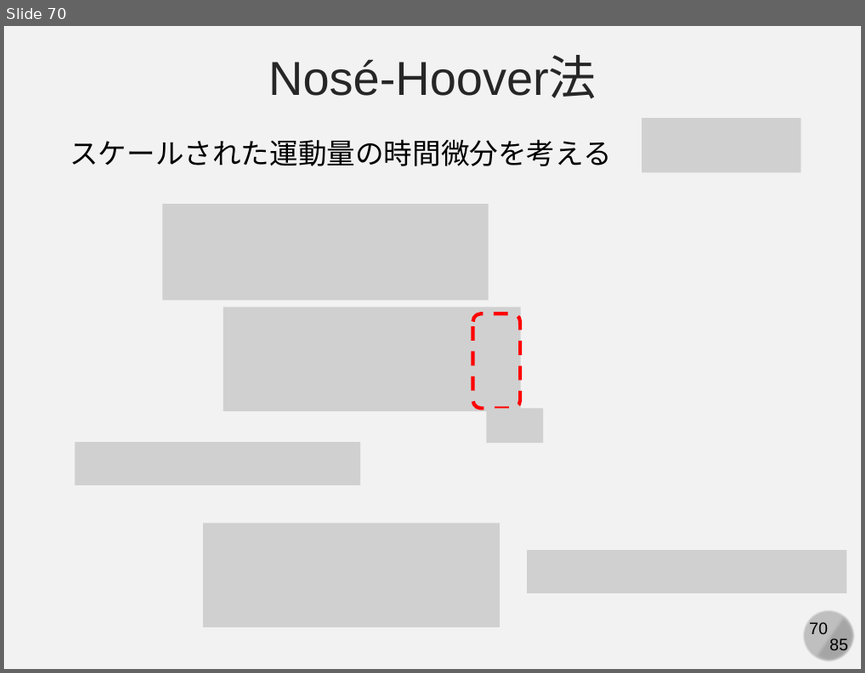
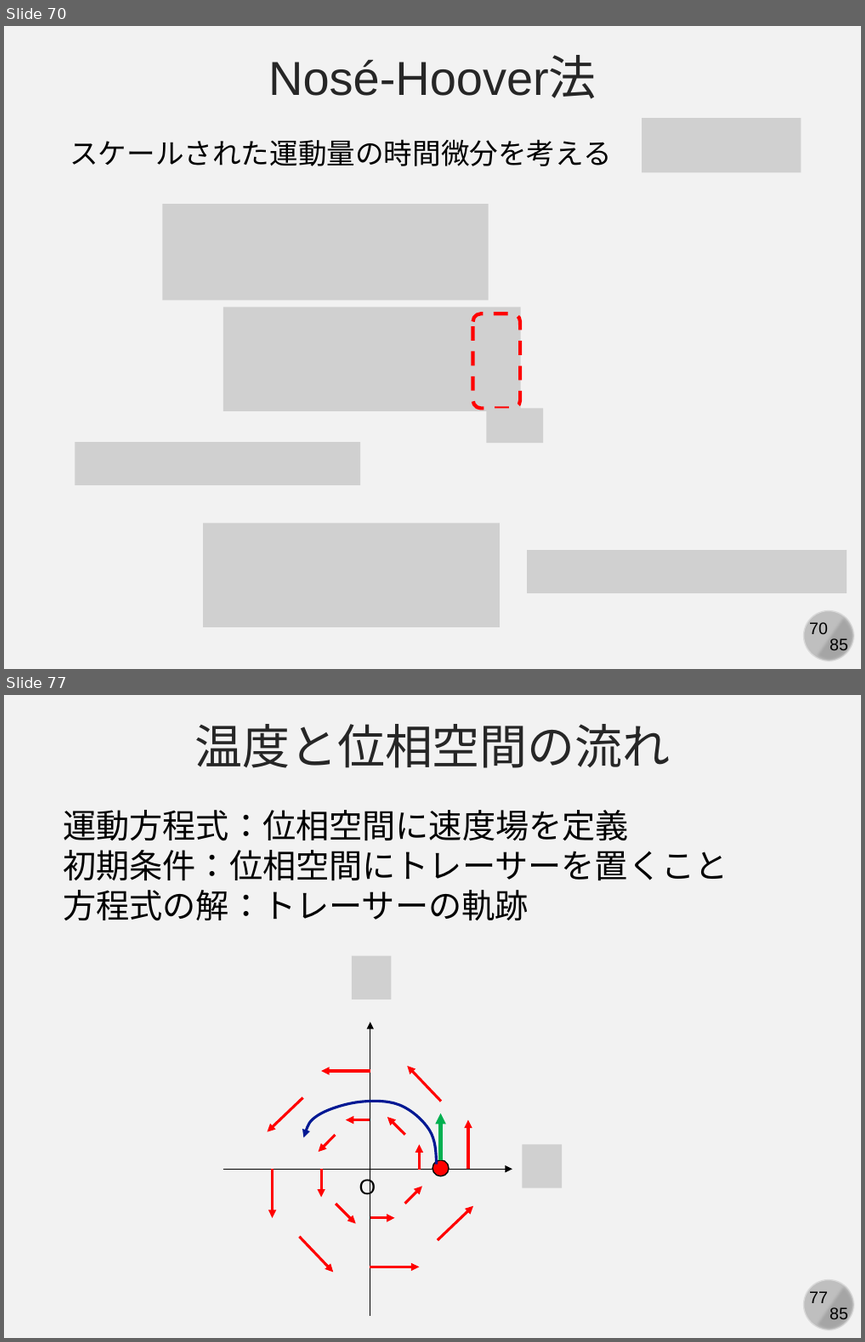
Before and after one commit to kaityo256/simulation_engineering, a slide deck: 06_md_observable/simulation06.pptx. Shown one above the other, each under a label of ours: slide 70 before the commit, slides 70 and 77 after it; the slides between them are not shown. The pictures are 865x673 and 865x1342 pixels, drawn with LibreOffice and Linux fonts; fonts in the diff are those of the drawing; grey boxes stand for pictures. Boxes give left, top, right and bottom in pixels: in the first picture for what was removed or moved away, otherwise in the second. Text is boxed around its words. In the diff, an @@ line names an element or a change of style, - is before the commit and + after.

```diff
--- a/06_md_observable/simulation06.pptx
+++ b/06_md_observable/simulation06.pptx
@@ slide 77 added at <box>4,695,861,1338</box>, background #F2F2F2; not listed: 4 template elements that a slide beside it also shows @@
@@ text added at <box>194,724,670,768</box>, 40 pt, text #262626 @@
+温度と位相空間の流れ
@@ text added at <box>63,810,727,920</box>, 28 pt, text #000000 @@
+運動方程式：位相空間に速度場を定義
+初期条件：位相空間にトレーサーを置くこと
+方程式の解：トレーサーの軌跡
@@ group added at <box>223,955,562,1315</box>: 19 arrows, 2 pictures, 1 text, 1 ellipse, 1 freeform shape @@
+O
```
Also in this commit, not shown: 2 slides changed, 8 other slides added.
